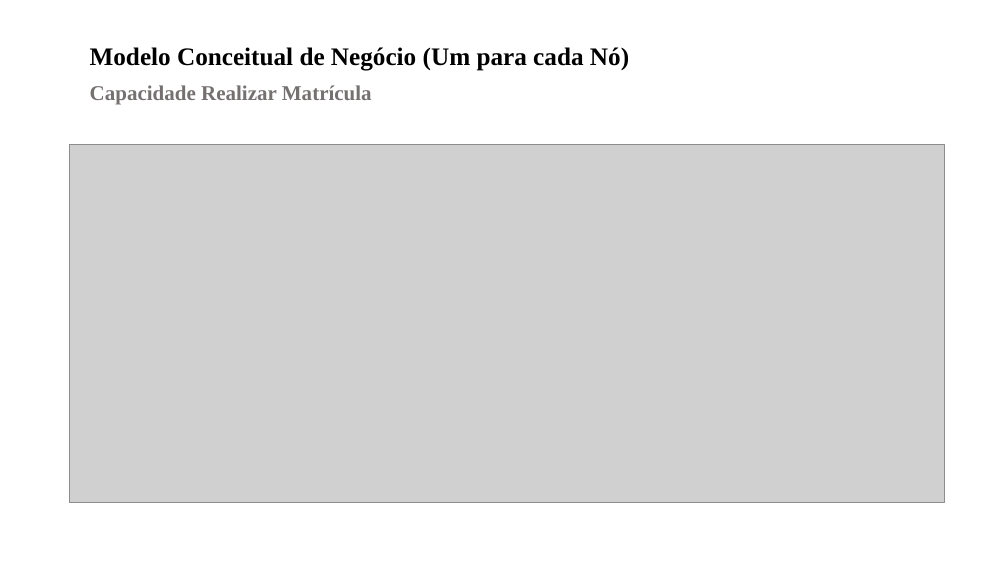
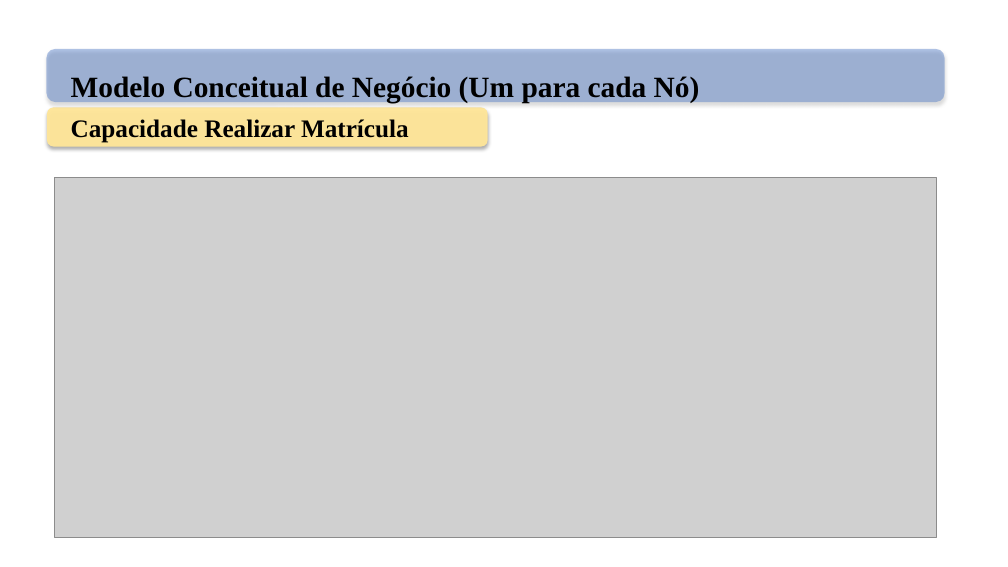
Before and after one commit to troogg/Madara, a slide deck: slide 1 of Artefatos/20. Modelo Conceitual de Negócio.pptx. Drawn at 1008x567 pixels with LibreOffice and Linux fonts; fonts in the diff are those of the drawing; grey boxes stand for pictures. Boxes give left, top, right and bottom in pixels: in the first picture for what was removed or moved away, otherwise in the second. Text is boxed around its words. In the diff, an @@ line names an element or a change of style, - is before the commit and + after.

```diff
--- a/Artefatos/20. Modelo Conceitual de Negócio.pptx
+++ b/Artefatos/20. Modelo Conceitual de Negócio.pptx
@@ rounded rectangle added at (x1=47, y1=49, x2=945, y2=102), fill #4472C4 at 42% opacity @@
@@ text "Modelo Conceitual de Negócio (Um ..." moved from (x1=90, y1=47, x2=629, y2=105) to (x1=71, y1=76, x2=700, y2=143) @@
@@ text "Modelo Conceitual de Negócio (Um ..." at (x1=71, y1=76, x2=700, y2=143): size 24 to 28 pt in "Modelo Conceitual de Negócio (Um para cada ..."; size 20 to 24 pt, text colour #767171 to #000000 in "Capacidade Realizar Matrícula" @@
@@ rounded rectangle added at (x1=47, y1=107, x2=488, y2=147), fill #FFE699 at 96% opacity @@
@@ picture resized from (x1=70, y1=144, x2=944, y2=503) to (x1=55, y1=178, x2=937, y2=538) @@
```
Also in this commit, not shown: 1 slide added, 6 other files.
